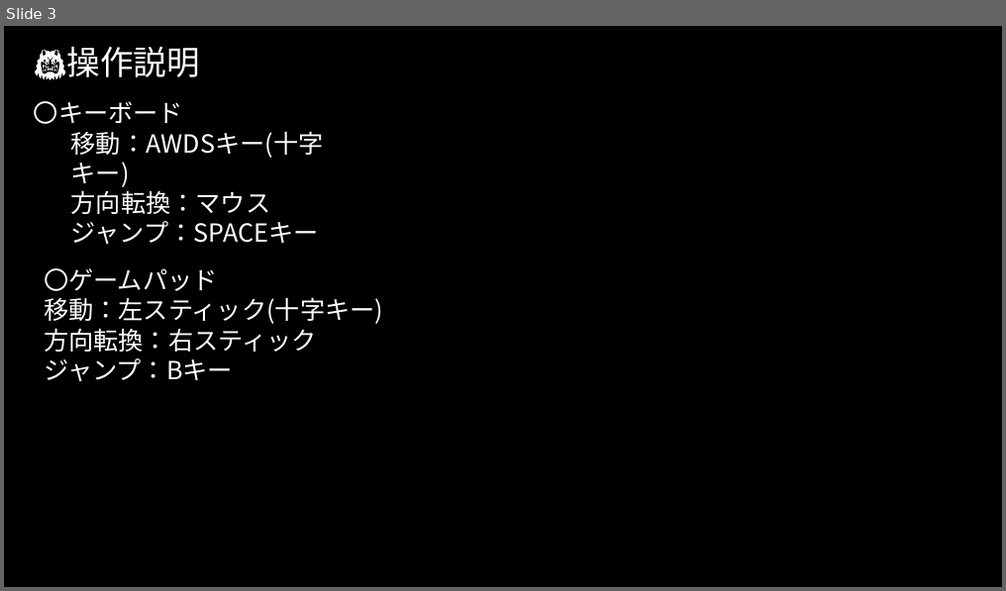
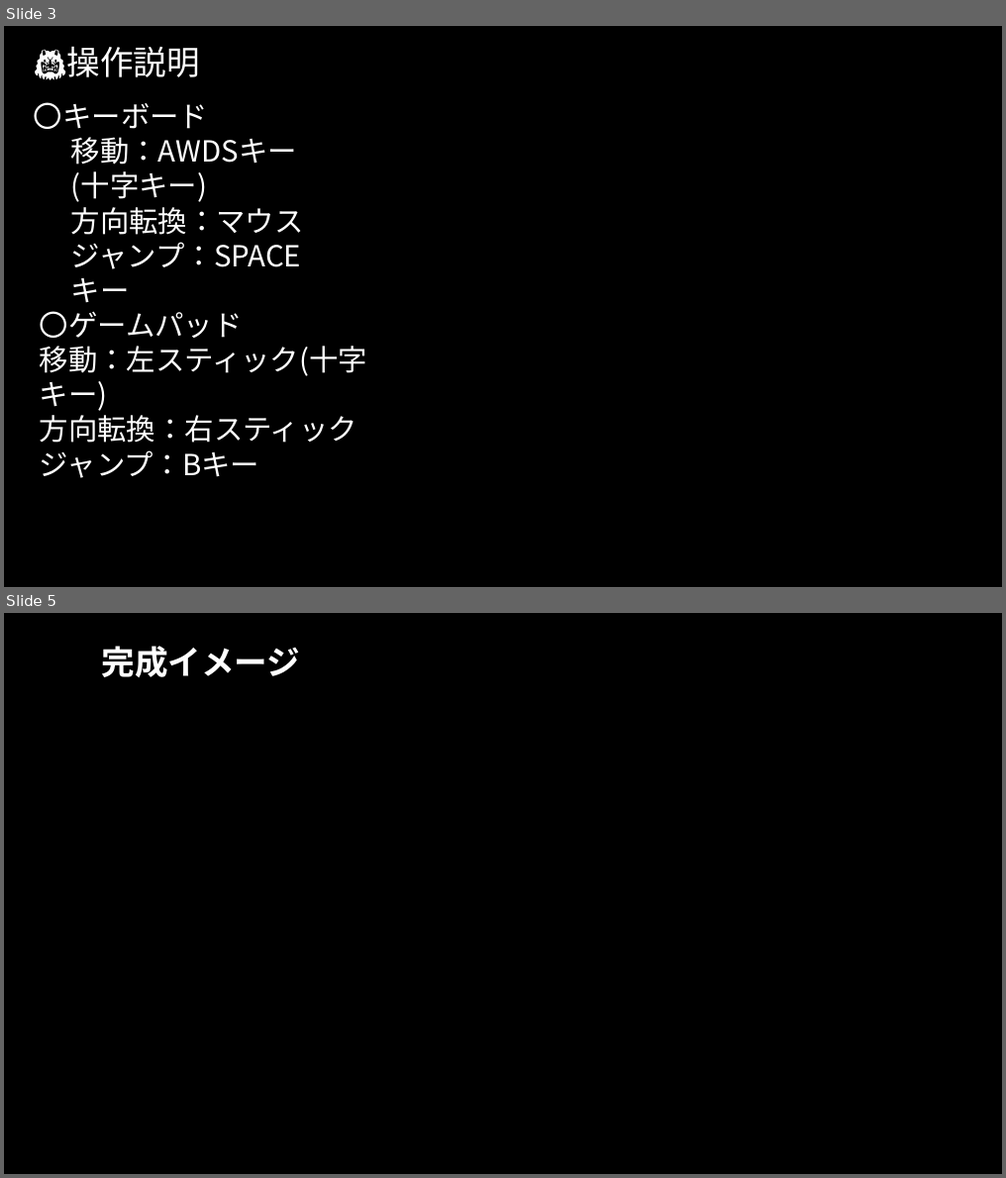
Before and after one commit to ONITeamProject/-, a slide deck: GFF提出作品プレゼン.pptx. Shown one above the other, each under a label of ours: slide 3 before the commit, slides 3 and 5 after it; the slides between them are not shown. The pictures are 1006x591 and 1006x1178 pixels, drawn with LibreOffice and Linux fonts; fonts in the diff are those of the drawing; background and template pictures are left out. Boxes give left, top, right and bottom in pixels: in the first picture for what was removed or moved away, otherwise in the second. Text is boxed around its words. In the diff, an @@ line names an element or a change of style, - is before the commit and + after.

```diff
--- a/GFF提出作品プレゼン.pptx
+++ b/GFF提出作品プレゼン.pptx
@@ slide 5 added at [4,613,1002,1174], background picture (left out) @@
@@ title added at [101,646,300,677], 32 pt, text #FFFFFF, bold @@
+完成イメージ
@@ slide 3 changed as well @@
@@ text "〇キーボード" at [34,102,304,270]: size 24 to 28 pt @@
@@ text "〇ゲームパッド" at [40,311,367,478]: size 24 to 28 pt @@
@@ text "〇ゲームパッド": place and size @@
-text "〇ゲームパッド" at [44,269,383,381]
+text "〇ゲームパッド" at [40,311,367,478]
```
Also in this commit, not shown: 3 other slides changed, 1 other slide added.
